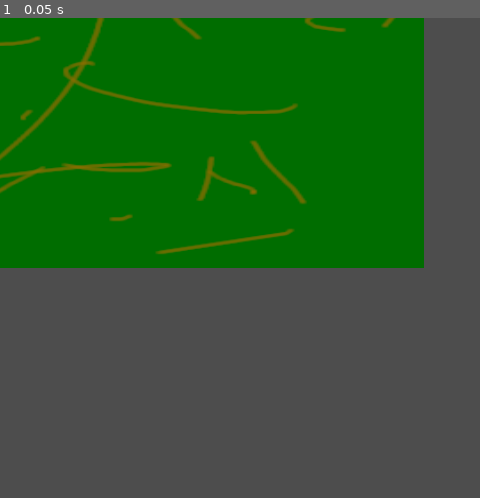
Above: before the commit, frame 1.
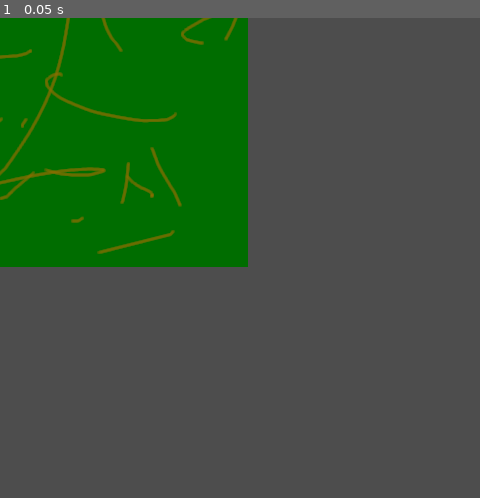
Above: after the commit, the same moment.

Repository: circular-donut/dbhq_game
Game: Godot game, scene res://the_world.tscn
Two runs of this game, one before a commit and one after it. Both use one fixed random seed, a clock stepped at 60 frames per second and the inputs below. The project has no main scene, so this scene is started directly.
Inputs:
- Up to frame 1 (0.05 s): no input

The runs differ from the first frame. In frame 1, 23% of the frame differs, in the area x 0-89%, y 0-53%.

Commit message:
main scene make sprunk the player

Diff:
--- /dev/null
+++ b/main.tscn
@@ -0,0 +1,3 @@
+[gd_scene format=3 uid="uid://cfkn1djskxlay"]
+
+[node name="Main" type="Node"]
--- /dev/null
+++ b/player.gd
@@ -0,0 +1,38 @@
+extends Area2D
+
+var angular_speed = PI
+@export var speed = 400 # How fast the player will move (pixels/sec).
+var screen_size # Size of the game window.
+
+func _ready():
+	screen_size = get_viewport_rect().size
+	hide()
+
+
+func _process(delta):
+	var velocity = Vector2.ZERO # The player's movement vector.
+	if Input.is_action_pressed(&"move_right"):
+		velocity.x += 1
+	if Input.is_action_pressed(&"move_left"):
+		velocity.x -= 1
+	if Input.is_action_pressed(&"move_down"):
+		velocity.y += 1
+	if Input.is_action_pressed(&"move_up"):
+		velocity.y -= 1
+
+	if velocity.length() > 0:
+		velocity = velocity.normalized() * speed
+		$AnimatedSprite2D.play()
+	else:
+		$AnimatedSprite2D.stop()
+
+	position += velocity * delta
+	position = position.clamp(Vector2.ZERO, screen_size)
+
+	# if velocity.x != 0:
+	# 	$AnimatedSprite2D.animation = &"right"
+	# 	$AnimatedSprite2D.flip_v = false
+	# 	$AnimatedSprite2D.flip_h = velocity.x < 0
+	# elif velocity.y != 0:
+	# 	$AnimatedSprite2D.animation = &"up"
+	# 	$AnimatedSprite2D.flip_v = velocity.y > 0
--- /dev/null
+++ b/player.tscn
@@ -0,0 +1,34 @@
+[gd_scene load_steps=5 format=3 uid="uid://bauwdpdq0anp7"]
+
+[ext_resource type="Script" path="res://player.gd" id="1_445tv"]
+[ext_resource type="Texture2D" uid="uid://dl3pch1w8tq7i" path="res://sprunk.png" id="1_hlmdj"]
+
+[sub_resource type="SpriteFrames" id="SpriteFrames_761rm"]
+animations = [{
+"frames": [],
+"loop": true,
+"name": &"every_animation",
+"speed": 5.0
+}, {
+"frames": [{
+"duration": 1.0,
+"texture": ExtResource("1_hlmdj")
+}],
+"loop": true,
+"name": &"walk",
+"speed": 5.0
+}]
+
+[sub_resource type="RectangleShape2D" id="RectangleShape2D_fwgtn"]
+size = Vector2(4, 10)
+
+[node name="player" type="Area2D"]
+script = ExtResource("1_445tv")
+
+[node name="AnimatedSprite2D" type="AnimatedSprite2D" parent="."]
+scale = Vector2(0.04, 0.04)
+sprite_frames = SubResource("SpriteFrames_761rm")
+animation = &"walk"
+
+[node name="CollisionShape2D" type="CollisionShape2D" parent="."]
+shape = SubResource("RectangleShape2D_fwgtn")
--- a/project.godot
+++ b/project.godot
@@ -18,3 +18,26 @@
 
 window/size/viewport_width=480
 window/size/viewport_height=480
+
+[input]
+
+move_up={
+"deadzone": 0.5,
+"events": [Object(InputEventKey,"resource_local_to_scene":false,"resource_name":"","device":-1,"window_id":0,"alt_pressed":false,"shift_pressed":false,"ctrl_pressed":false,"meta_pressed":false,"pressed":false,"keycode":0,"physical_keycode":4194320,"key_label":0,"unicode":0,"echo":false,"script":null)
+]
+}
+move_down={
+"deadzone": 0.5,
+"events": [Object(InputEventKey,"resource_local_to_scene":false,"resource_name":"","device":-1,"window_id":0,"alt_pressed":false,"shift_pressed":false,"ctrl_pressed":false,"meta_pressed":false,"pressed":false,"keycode":0,"physical_keycode":4194322,"key_label":0,"unicode":0,"echo":false,"script":null)
+]
+}
+move_left={
+"deadzone": 0.5,
+"events": [Object(InputEventKey,"resource_local_to_scene":false,"resource_name":"","device":-1,"window_id":0,"alt_pressed":false,"shift_pressed":false,"ctrl_pressed":false,"meta_pressed":false,"pressed":false,"keycode":0,"physical_keycode":4194319,"key_label":0,"unicode":0,"echo":false,"script":null)
+]
+}
+move_right={
+"deadzone": 0.5,
+"events": [Object(InputEventKey,"resource_local_to_scene":false,"resource_name":"","device":-1,"window_id":0,"alt_pressed":false,"shift_pressed":false,"ctrl_pressed":false,"meta_pressed":false,"pressed":false,"keycode":0,"physical_keycode":4194321,"key_label":0,"unicode":0,"echo":false,"script":null)
+]
+}
--- a/the_world.tscn
+++ b/the_world.tscn
@@ -5,8 +5,8 @@
 [node name="Node2D" type="Node2D"]
 
 [node name="TextureRect" type="TextureRect" parent="."]
-offset_left = -429.0
-offset_top = -260.0
-offset_right = 424.0
-offset_bottom = 250.0
+offset_left = -232.0
+offset_top = -231.0
+offset_right = 248.0
+offset_bottom = 249.0
 texture = ExtResource("1_7qsue")
Binary file added: sprunk.png
Not shown, added: sprunk.png.import
